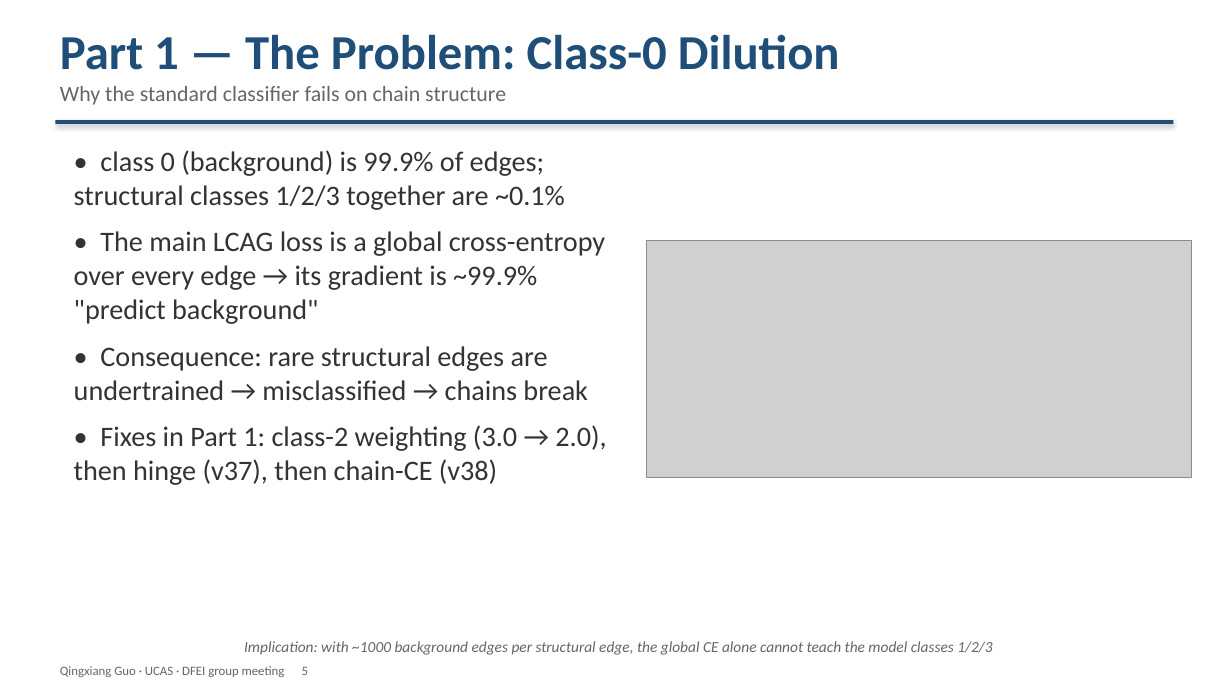
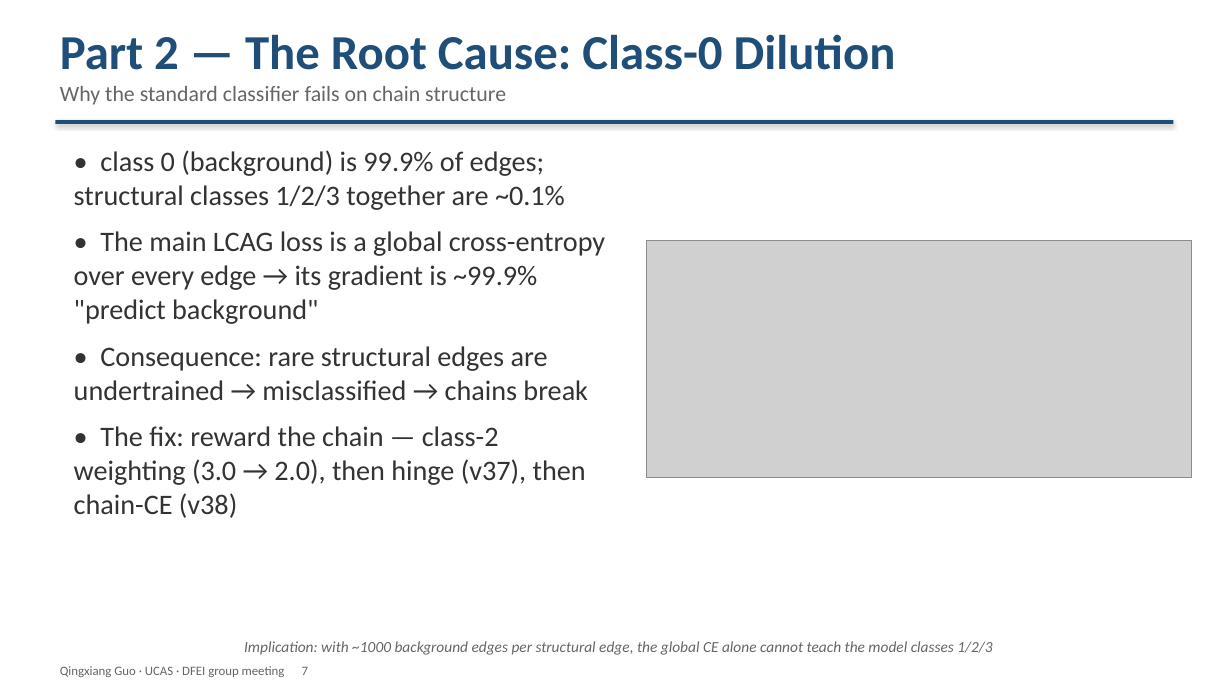
Before and after one commit to Aniedrew/dfei_ift, a slide deck: slide 7 of meeting_figs/DFEI_progress_20260902_EN.pptx (slide 5 before the commit). Drawn at 1232x693 pixels with LibreOffice and Linux fonts; fonts in the diff are those of the drawing; grey boxes stand for pictures. Boxes give left, top, right and bottom in pixels: in the first picture for what was removed or moved away, otherwise in the second. Text is boxed around its words. In the diff, an @@ line names an element or a change of style, - is before the commit and + after.

Commit message:
docs: split part 1 into pruning + rewarding; clarify later parts with plots
- Part 1 = Differentiable Pruning with Annealing; Part 2 = Rewarding the Chain
- "Why Chains Die" moved to the start of Part 2 (imbalance, one misclassified edge),
  then root cause (dilution), then hinge (v37), chain-CE (v38)
- New S10 "The Strategy Works": PerfectReco per version + per-class accuracy
  before/after the rewards (v31 -> v38)
- Later parts now figure-backed: head zoo (S11), mass ROC with caption (S12),
  struct/mom tree schematic (S13), probe R2 chart (S14), v48 gradient-balance
  chart (S15); Parts renumbered to 5, deck is 17 pages

```diff
--- a/meeting_figs/DFEI_progress_20260902_EN.pptx
+++ b/meeting_figs/DFEI_progress_20260902_EN.pptx
@@ text at (x1=60, y1=34, x2=896, y2=70): text changed @@
-Part 1 — The Problem: Class-0 Dilution
+Part 2 — The Root Cause: Class-0 Dilution
@@ text at (x1=74, y1=426, x2=586, y2=518): text changed @@
-• Fixes in Part 1: class-2 weighting (3.0 → 2.0), then hinge (v37), then chain-CE (v38)
+• The fix: reward the chain — class-2 weighting (3.0 → 2.0), then hinge (v37), then chain-CE (v38)
@@ text at (x1=60, y1=666, x2=308, y2=677): text changed @@
-Qingxiang Guo · UCAS · DFEI group meeting 5
+Qingxiang Guo · UCAS · DFEI group meeting 7
```
Also in this commit, not shown: 12 other slides changed, 1 slide added, 7 other files.
